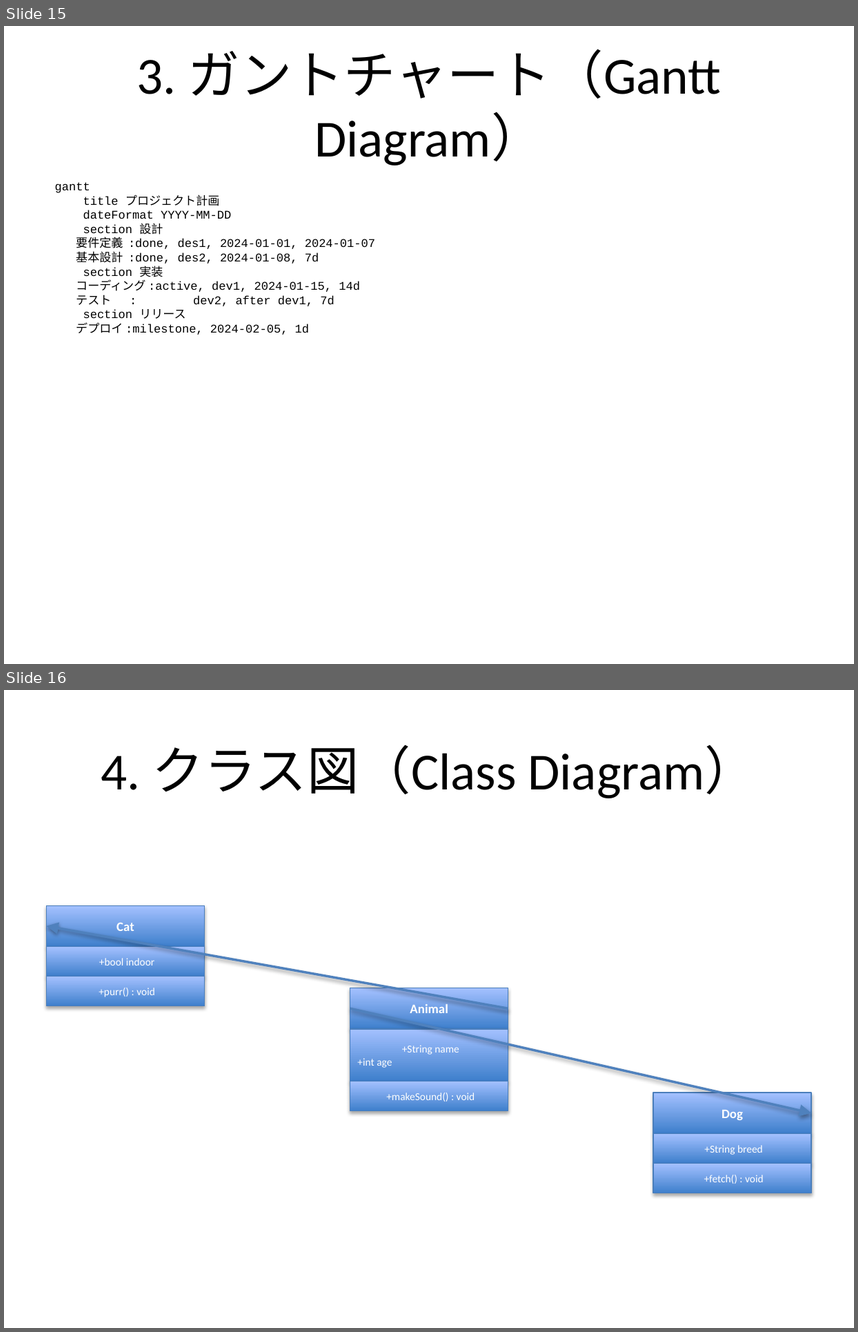
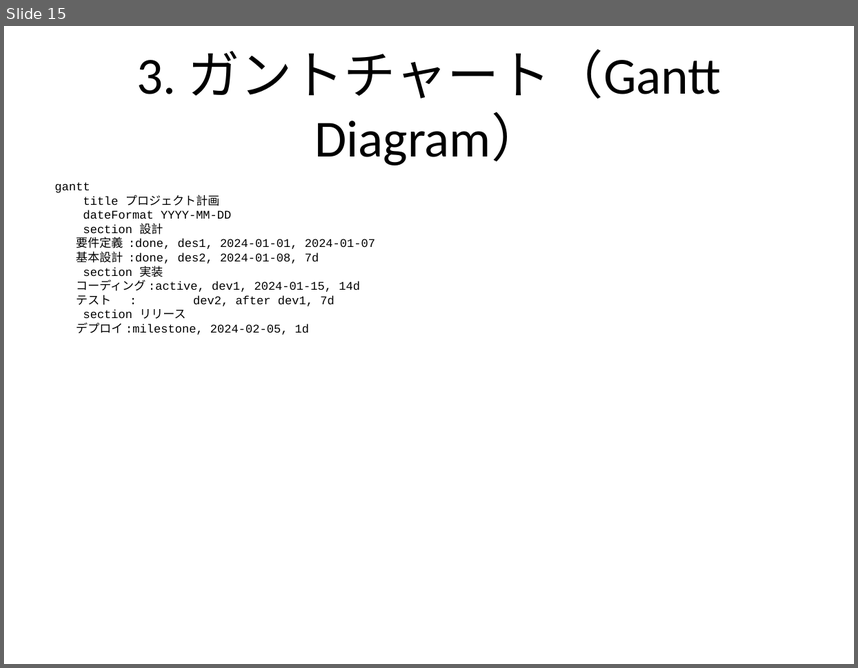
Before and after one commit to notfolder/qmd_to_pptx, a slide deck: demo_full.pptx. Shown one above the other, each under a label of ours: slides 15 and 16 before the commit, slide 15 after it. The pictures are 858x1332 and 858x668 pixels, drawn with LibreOffice and Linux fonts; fonts in the diff are those of the drawing. Boxes give left, top, right and bottom in pixels: in the first picture for what was removed or moved away, otherwise in the second. Text is boxed around its words. In the diff, an @@ line names an element or a change of style, - is before the commit and + after.

Commit message:
クラス図に全接続タイプを追加し、Vehicle、Car、Engine、Wheel、Driver、ILoggerのクラスを定義。継承、コンポジション、集約、関連、依存、実現を示す関係を明確化。

```diff
--- a/demo_full.pptx
+++ b/demo_full.pptx
@@ slide 16 removed at (4, 690, 854, 1328), background #FFFFFF @@
@@ title removed at (101, 745, 757, 798) @@
-4. クラス図（Class Diagram）
@@ rectangle removed at (47, 905, 205, 946) @@
-Cat
@@ arrow removed from (508, 1008) to (47, 926) @@
@@ rectangle removed at (47, 947, 205, 976) @@
-+bool indoor
@@ rectangle removed at (47, 976, 205, 1006) @@
-+purr() : void
@@ rectangle removed at (350, 987, 508, 1028) @@
-Animal
@@ arrow removed from (350, 1008) to (811, 1112) @@
@@ rectangle removed at (350, 1028, 508, 1080) @@
-+String name
-+int age
@@ rectangle removed at (350, 1081, 508, 1111) @@
-+makeSound() : void
@@ rectangle removed at (653, 1092, 811, 1133) @@
-Dog
@@ rectangle removed at (653, 1133, 811, 1163) @@
-+String breed
@@ rectangle removed at (653, 1163, 811, 1192) @@
-+fetch() : void
```
Also in this commit, not shown: 1 slide added, 1 other file.
